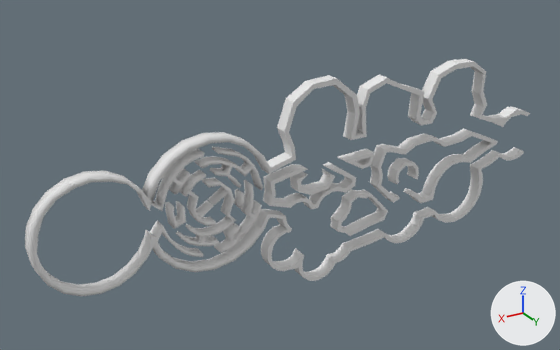
Two versions of the FBX model Assets/Models/Levels/Asymmetry.fbx, one commit apart.
One viewpoint serves both versions: a camera (50 mm lens) standing at (373.0, 420.0, 251.0) and looking at (108.0, -22.0, 31.0). Every picture has the same lights, and +X, +Y and +Z are marked at lower right. Where no turn or scale is listed for an object, it has been applied to the vertices.

The first picture shows 'Bridge 2-2.5 (1).003', 'Bridge 2-2.5 (1).004', 'Walls'.
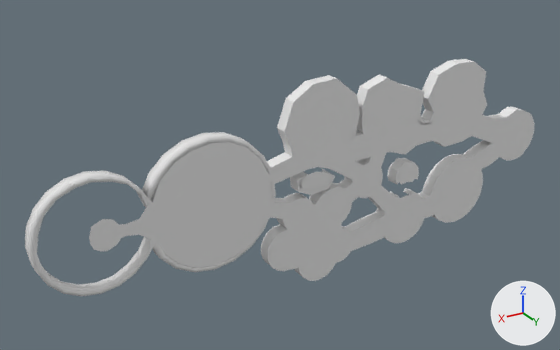
Location of each change, (x1, y1, x2, y2) in pixels of the pictures (560 x 350 px):
'Bridge 2-2.5 (1).002', shown
    after: (89, 66, 534, 279)
'Bridge 2-2.5 (1).005', shown
    after: (298, 171, 332, 191)
'Bridge 2-2.5 (1).001', shown
    after: (398, 166, 416, 185)

The change in detail:
Object 'Bridge 2-2.5 (1).005' (ob_bridge_2_2_5__1__005) is now shown.
Object 'Bridge 2-2.5 (1).001' (ob_bridge_2_2_5__1__001) is now shown.
Object 'Bridge 2-2.5 (1).002' (ob_bridge_2_2_5__1__002) is now shown.
